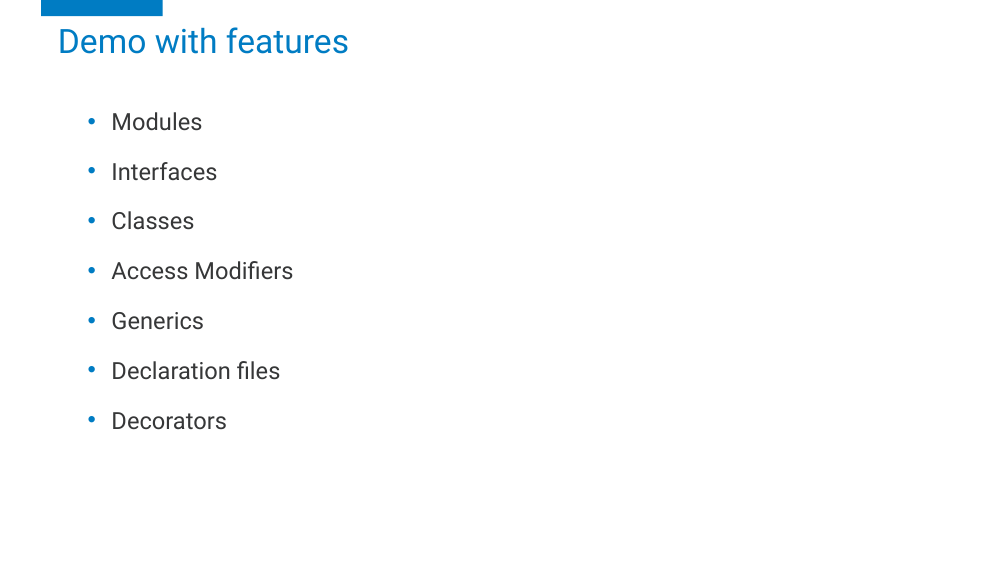
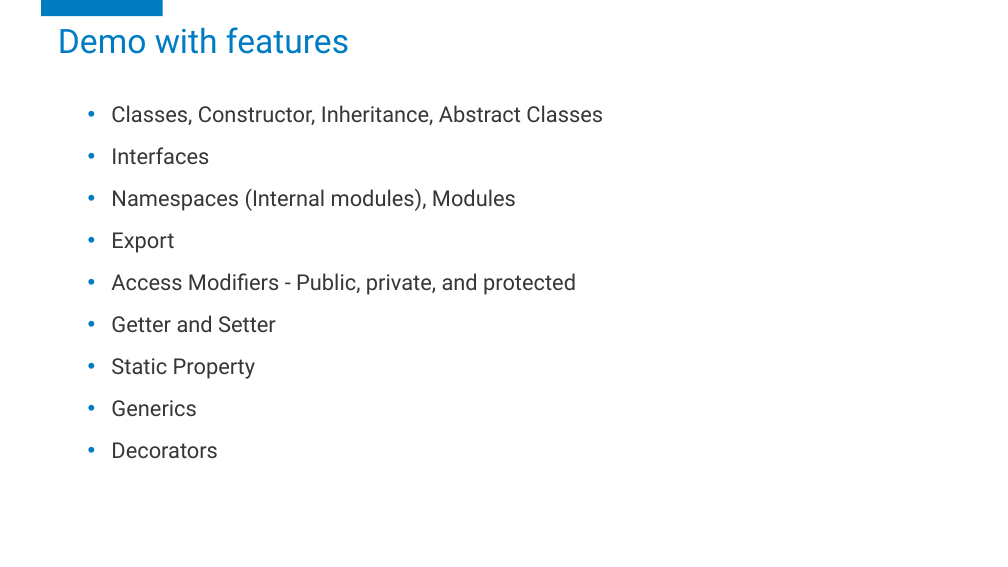
Before and after one commit to TheMaverickTrailblazer/TypeScriptDemo, a slide deck: slide 8 of TypeScript - You gonna like it!.pptx (slide 9 before the commit). Drawn at 1008x567 pixels with LibreOffice and Linux fonts; fonts in the diff are those of the drawing; background and template pictures are left out. Boxes give left, top, right and bottom in pixels: in the first picture for what was removed or moved away, otherwise in the second. Text is boxed around its words. In the diff, an @@ line names an element or a change of style, - is before the commit and + after.

```diff
--- a/TypeScript - You gonna like it!.pptx
+++ b/TypeScript - You gonna like it!.pptx
@@ text at (111,105,603,125): text changed; size 22.5 to 20.8 pt @@
-• Modules
+• Classes, Constructor, Inheritance, Abstract Classes
@@ text at (111,147,218,458): size 22.5 to 20.8 pt in "Interfaces", "Generics", "Decorators"; line spacing 1.2 to 1 @@
@@ text at (111,188,576,379): text changed; size 22.5 to 20.8 pt @@
-• Classes
-• Access Modifiers
+• Namespaces (Internal modules), Modules
+• Export
+• Access Modifiers - Public, private, and protected
+• Getter and Setter
+• Static Property
@@ text at (111,361,281,380): paragraph removed @@
-• Declaration files
```
Also in this commit, not shown: 7 other slides changed.
